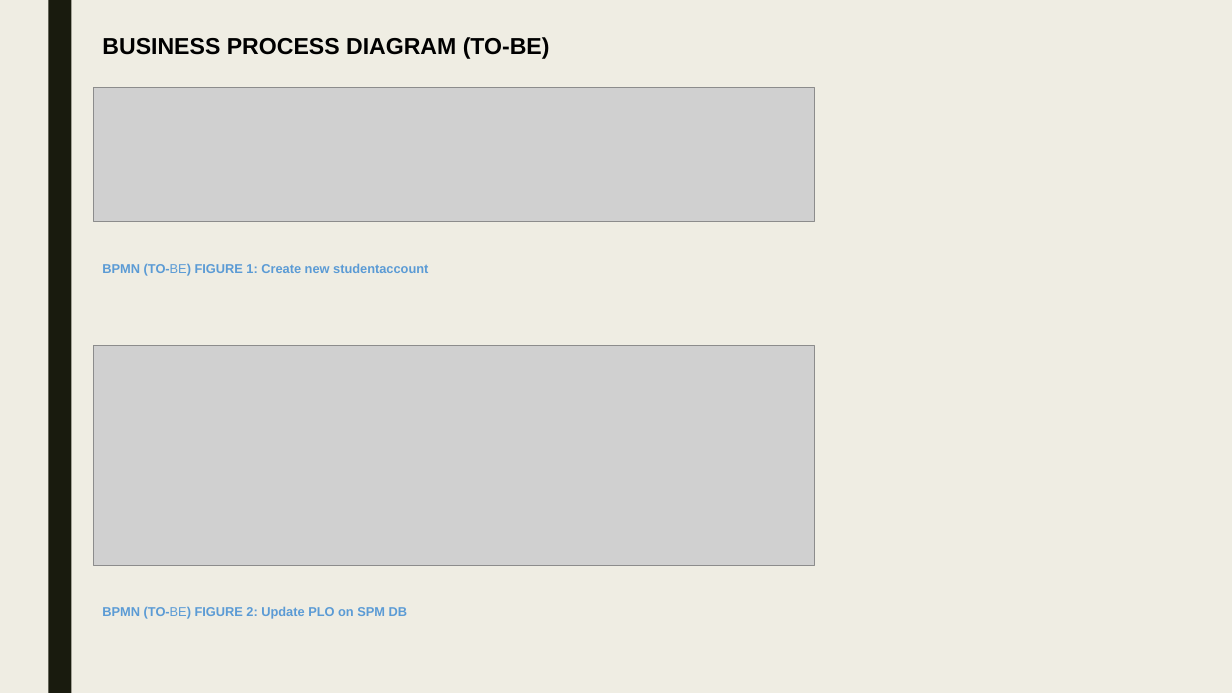
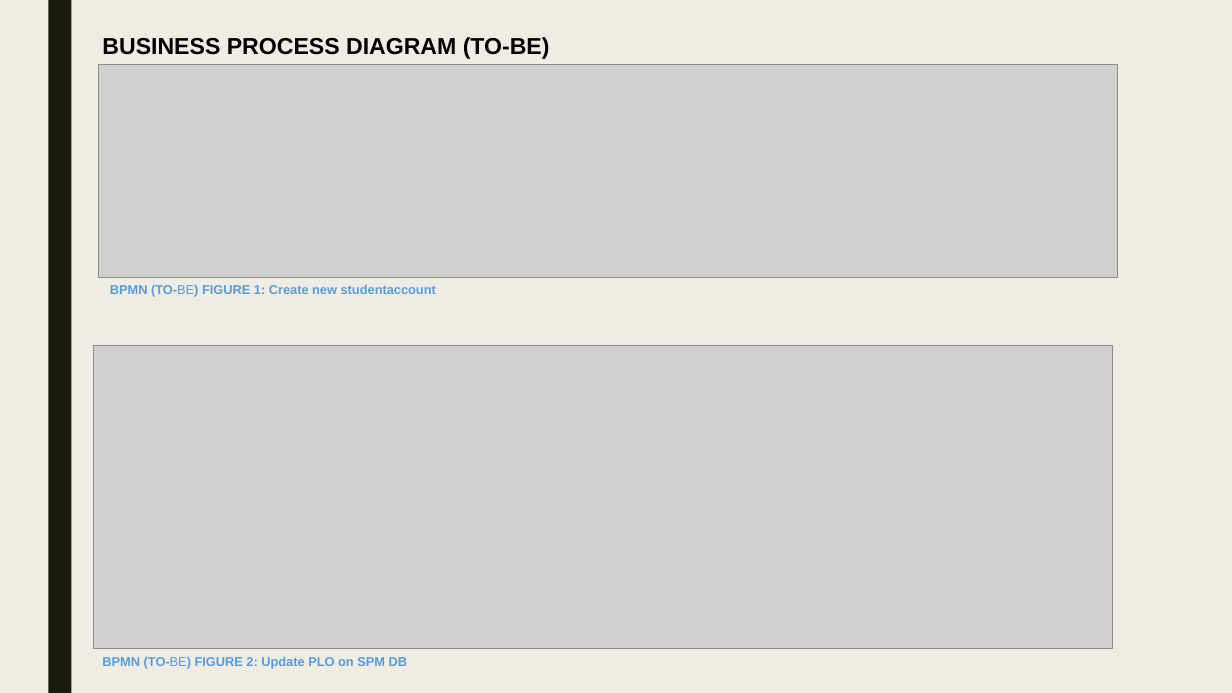
Before and after one commit to moon672/cse-303-1-spring-2021-group-3, a slide deck: slide 23 of Report/PRESENTATION/New Microsoft PowerPoint Presentation.pptx. Drawn at 1232x693 pixels with LibreOffice and Linux fonts; fonts in the diff are those of the drawing; grey boxes stand for pictures. Boxes give left, top, right and bottom in pixels: in the first picture for what was removed or moved away, otherwise in the second. Text is boxed around its words. In the diff, an @@ line names an element or a change of style, - is before the commit and + after.

```diff
--- a/Report/PRESENTATION/New Microsoft PowerPoint Presentation.pptx
+++ b/Report/PRESENTATION/New Microsoft PowerPoint Presentation.pptx
@@ picture removed at (93, 88, 814, 222) @@
@@ picture added at (99, 65, 1118, 278) @@
@@ text "BPMN (TO-BE) FIGURE 1: Create ...": place and size @@
-text "BPMN (TO-BE) FIGURE 1: Create ..." at (102, 263, 428, 276)
+text "BPMN (TO-BE) FIGURE 1: Create ..." at (110, 284, 436, 297)
@@ picture: place and size @@
-picture at (93, 346, 814, 566)
+picture at (93, 346, 1113, 649)
@@ text "BPMN (TO-BE) FIGURE 2: Update ...": place and size @@
-text "BPMN (TO-BE) FIGURE 2: Update ..." at (102, 606, 408, 619)
+text "BPMN (TO-BE) FIGURE 2: Update ..." at (102, 656, 408, 669)
```
Also in this commit, not shown: 7 other slides changed, 2 slides added, 1 slide removed, 1 other file.
